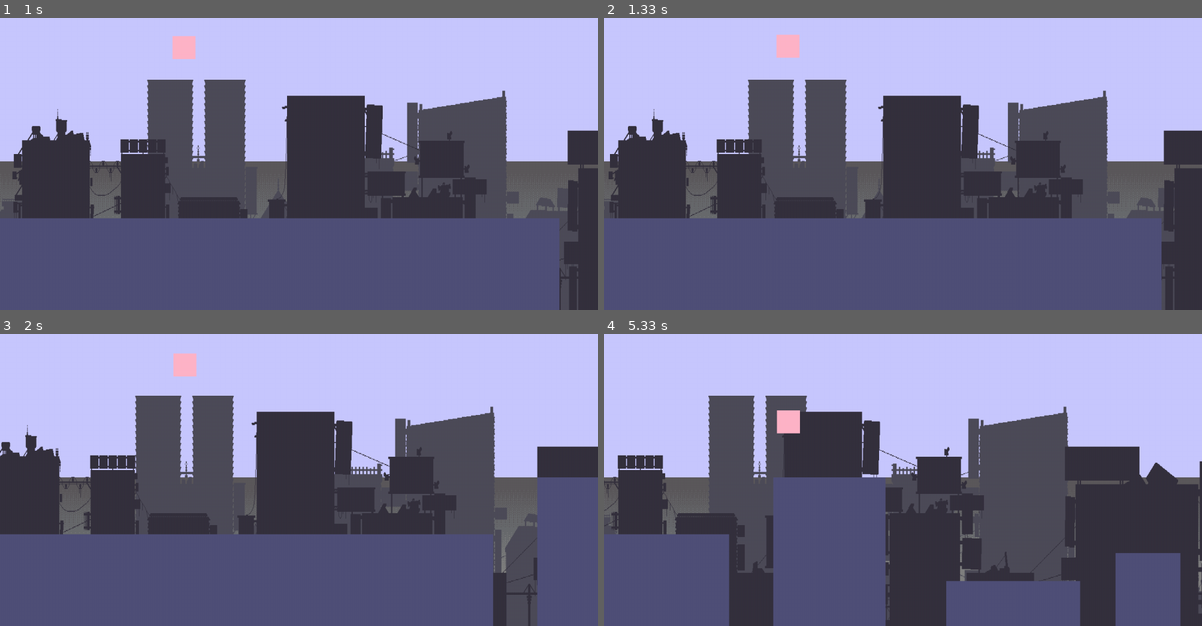
Above: before the commit, frames 1-4 (two rows, left to right).
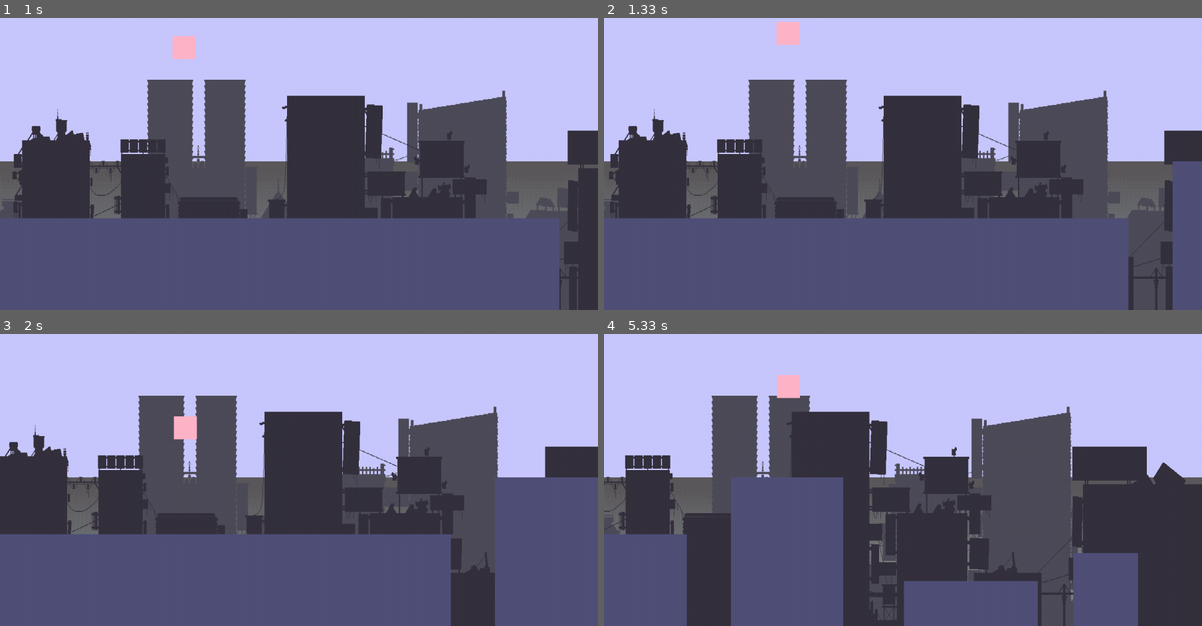
Above: after the commit, the same moments.

Repository: betra0/pygame3
Game: pygame game, started from main.py
Same seed, same stepped clock (60 frames per second), same inputs: the game is played once before the commit and once after it.
Inputs:
- Up to frame 1 (1 s): tap Space at 0.33 s; tap Esc at 0.67 s
- Up to frame 2 (1.33 s): tap Esc at 1 s
- Up to frame 3 (2 s): hold D 1.33-1.8 s; tap Space at 1.4, 1.7 s
- Up to frame 4 (5.33 s): hold D 2.17-2.63 s; tap Space at 2.23, 2.53, 2.73, 3.03, 3.3, 3.6, 4.13, 4.43, 4.8, 5.1, 5.3 s; hold A 2.67-3.2 s; hold A 3.23-3.63 s; hold D 4.07-4.7 s; hold A 4.73-5.2 s; hold D from 5.23 s (still down)

Frame 1 is identical in both runs. In frame 2, 5.3% of the frame differs, in the area x 0-100%, y 1-100%; in frame 3, 11%; in frame 4, 20%, in the area x 0-100%, y 14-100%.

Commit message:
el menu de pausa funciona de manera mas o menos decente

Diff:
--- a/game.py
+++ b/game.py
@@ -47,6 +47,7 @@
         self.ancho_plataforma_anterior = None
         self.proximaplataforma = None
         self.fps = 60
+        self.delta_time = None
 
         self.run = True
         self.salir = False
@@ -58,6 +59,7 @@
         self.initlayermenu()
         while self.run:
             self.event()
+            self.calculardelta()
             self.update(True)
             self.colisiones()
             self.render()
@@ -73,6 +75,7 @@
         while self.run:
             self.event()
             self.agregarplataformas()
+            self.calculardelta()
             self.update()
             self.colisiones()
             self.statusobjet()
@@ -86,17 +89,20 @@
     def pausa(self):
         self.pressed_esc = False
         while self.run:
+            self.calculardelta()
             self.event()
             self.render()
-            if self.pressed_esc or self.pressed_space:
+            if self.pressed_esc:
                 break
         pass
 
+    def calculardelta(self):
+        current_time = pygame.time.get_ticks()  # Tiempo actual
+        self.delta_time = (current_time - self.last_time) / 1000.0  # Calcular delta_time en segundos
+        self.last_time = current_time  # Actualizar el tiempo del último ciclo
+
 
     def update(self, inicio = False):
-        current_time = pygame.time.get_ticks()  # Tiempo actual
-        delta_time = (current_time - self.last_time) / 1000.0  # Calcular delta_time en segundos
-        self.last_time = current_time  # Actualizar el tiempo del último ciclo
 
 
         if not inicio:
@@ -104,7 +110,7 @@
             self.jugador1.update()
         else:
             self.jugador1.update(True)
-        self.fondo.update(delta_time)
+        self.fondo.update(self.delta_time)
         self.botones.update()
 
     def render(self):
@@ -116,6 +122,7 @@
         pygame.display.flip()
 
     def event(self):
+        self.pressed_esc = False
         for event in pygame.event.get():
             if event.type == pygame.QUIT:
                self.run=False
--- a/jugador.py
+++ b/jugador.py
@@ -17,6 +17,7 @@
         self.en_el_suelo = False  # Variable para rastrear si el jugador está en el suelo
         self.pisoinfo = None
         self.impulso_salto = 9
+
 
 
 
